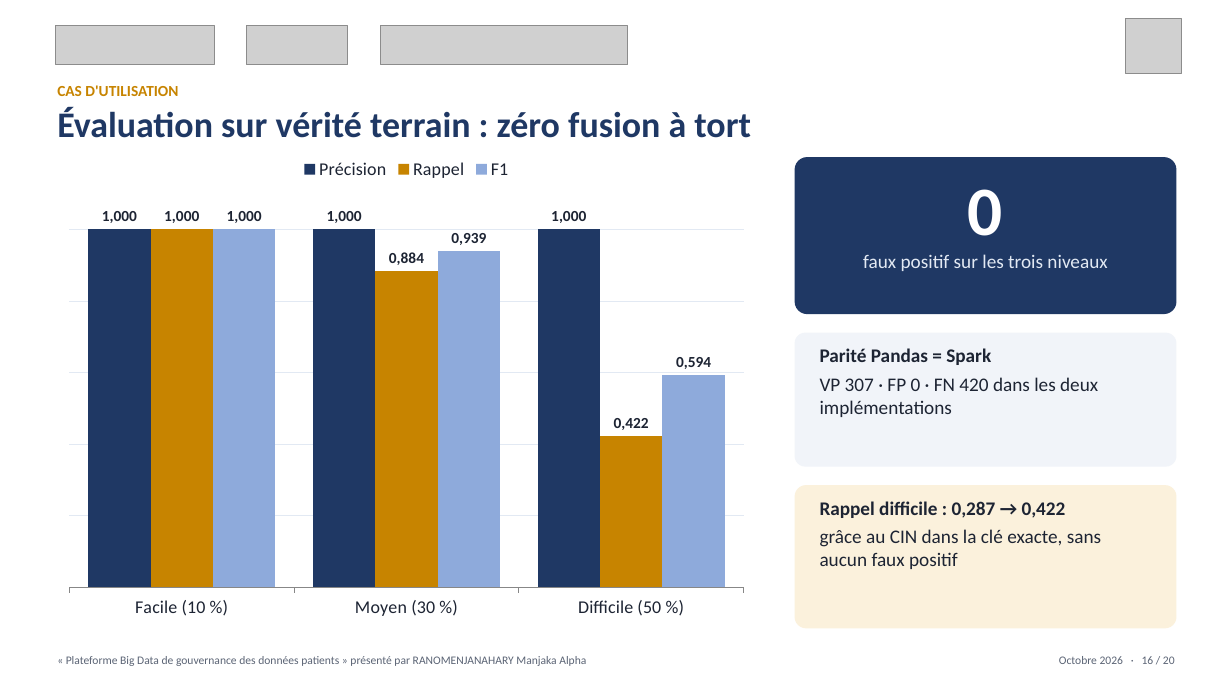
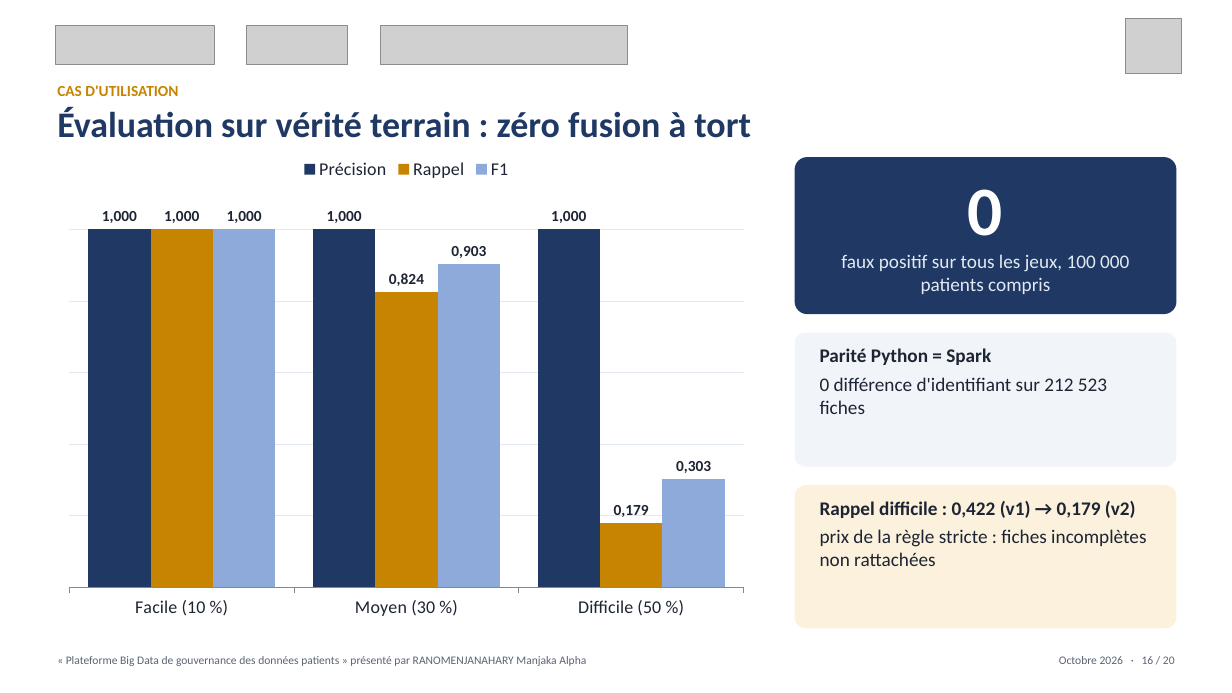
Before and after one commit to Alphamanjaka/test-big-data, a slide deck: slide 16 of documents/slide_soutenance/Soutenance_M2_MBDS_RANOMENJANAHARY.pptx. Drawn at 1232x693 pixels with LibreOffice and Linux fonts; fonts in the diff are those of the drawing; grey boxes stand for pictures. Boxes give left, top, right and bottom in pixels: in the first picture for what was removed or moved away, otherwise in the second. Text is boxed around its words. In the diff, an @@ line names an element or a change of style, - is before the commit and + after.

```diff
--- a/documents/slide_soutenance/Soutenance_M2_MBDS_RANOMENJANAHARY.pptx
+++ b/documents/slide_soutenance/Soutenance_M2_MBDS_RANOMENJANAHARY.pptx
@@ column chart at [55,148,758,628] @@
@@ Rappel, Moyen (30 %): 88 to 82 @@
@@ Rappel, Difficile (50 %): 42 to 18 @@
@@ data labels of Rappel added @@
@@ F1, Moyen (30 %): 94 to 90 @@
@@ F1, Difficile (50 %): 59 to 30 @@
@@ data labels of F1 added @@
@@ text at [841,254,1129,294]: text changed @@
-faux positif sur les trois niveaux
+faux positif sur tous les jeux, 100 000 patients compris
@@ text at [820,348,1107,414]: text changed @@
-Parité Pandas = Spark
-VP 307 · FP 0 · FN 420 dans les deux implémentations
+Parité Python = Spark
+0 différence d'identifiant sur 212 523 fiches
@@ text at [820,501,1146,566]: text changed @@
-Rappel difficile : 0,287 → 0,422
-grâce au CIN dans la clé exacte, sans aucun faux positif
+Rappel difficile : 0,422 (v1) → 0,179 (v2)
+prix de la règle stricte : fiches incomplètes non rattachées
```
Also in this commit, not shown: 4 other slides changed, 27 other files.
